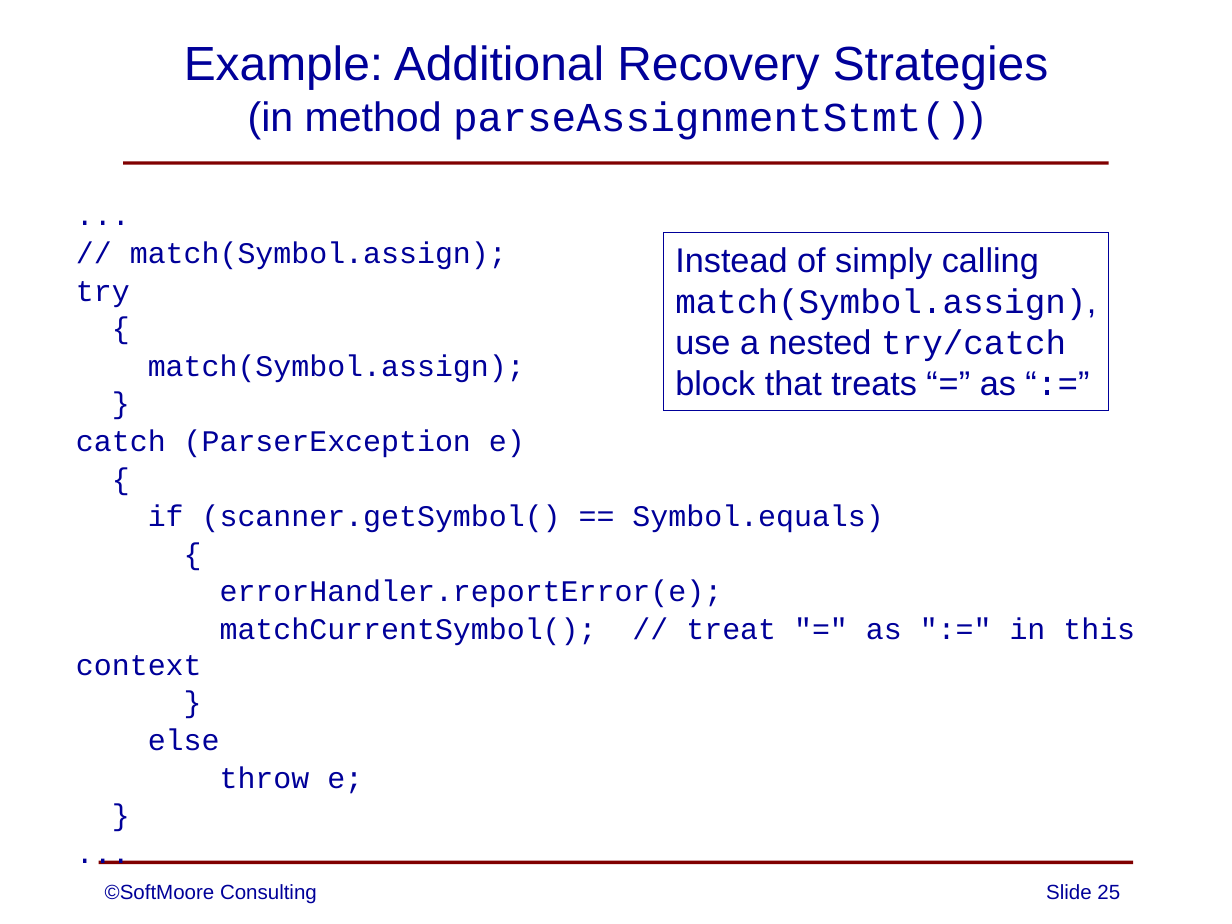
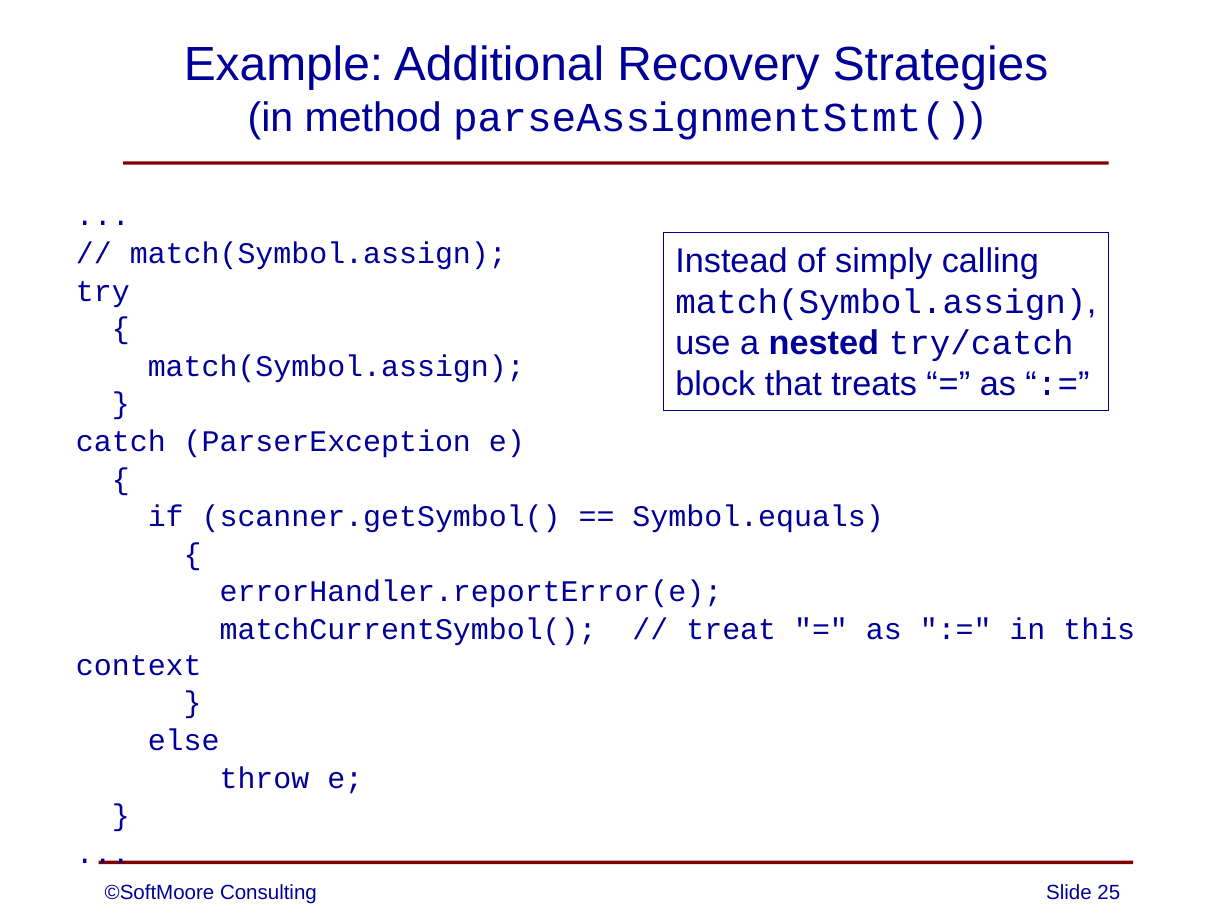
Before and after one commit to SoftMoore/CPRL-Java-3rd, a slide deck: slide 25 of PowerPoints/07 - Error Handling.pptx. Drawn at 1232x924 pixels with LibreOffice and Linux fonts; fonts in the diff are those of the drawing. Boxes give left, top, right and bottom in pixels: in the first picture for what was removed or moved away, otherwise in the second. Text is boxed around its words. In the diff, an @@ line names an element or a change of style, - is before the commit and + after.

```diff
--- a/PowerPoints/07 - Error Handling.pptx
+++ b/PowerPoints/07 - Error Handling.pptx
@@ text in rectangle at <box>675,329,1074,361</box>: bold on in "nested" @@
```
Also in this commit, not shown: 9 other slides changed.
